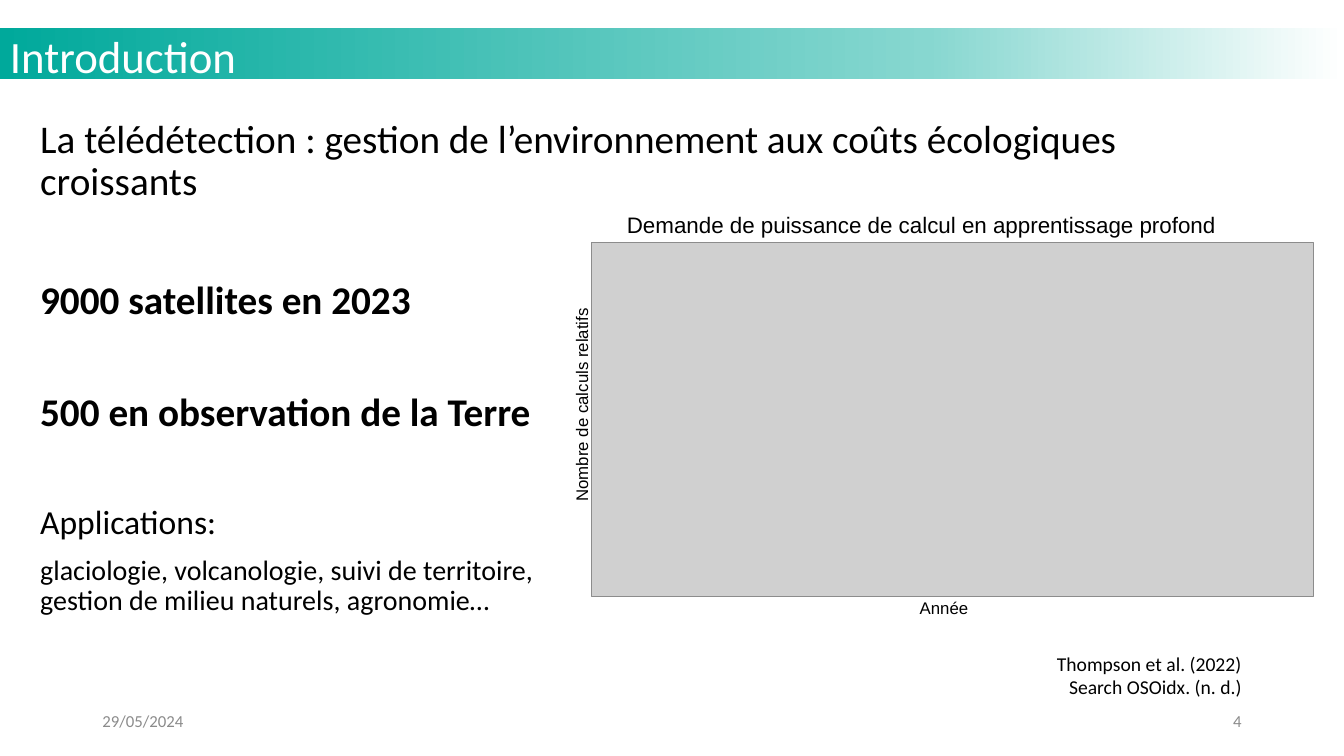
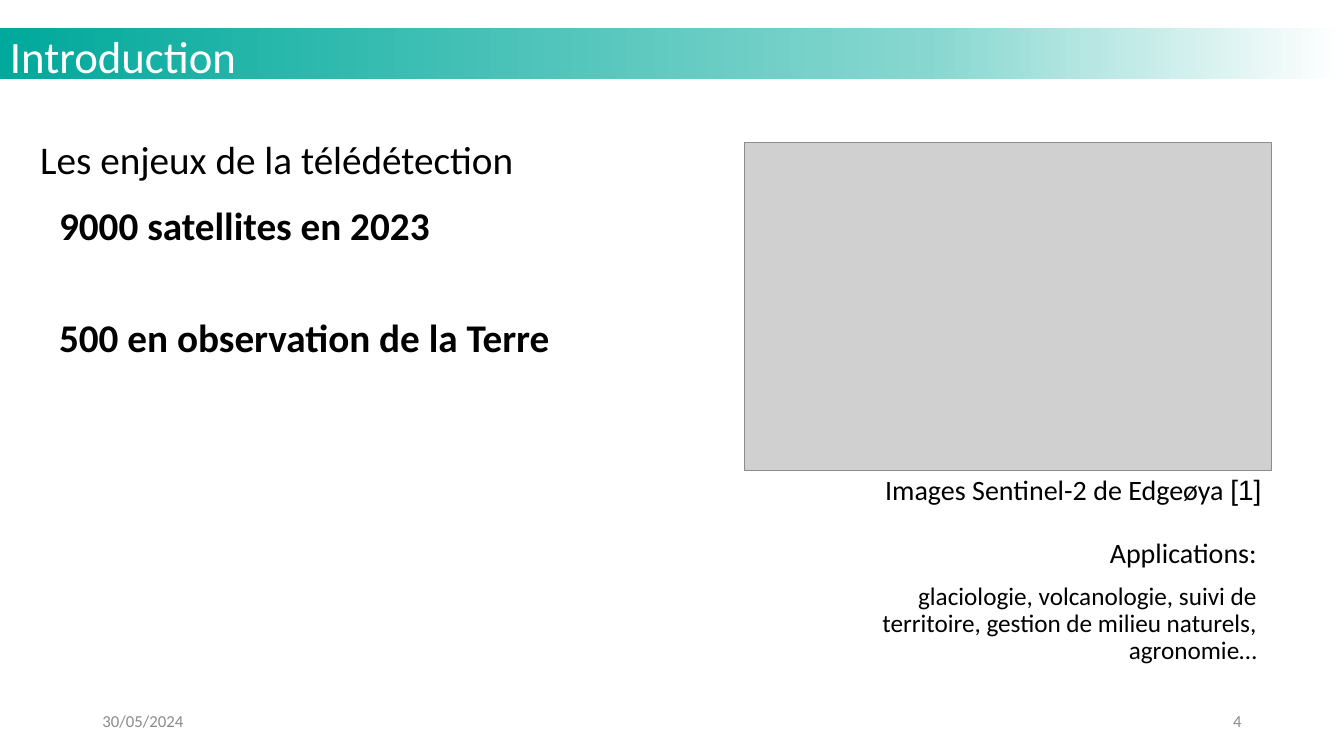
Before and after one commit to MattVerlynde/cahier-labo-stage, a slide deck: slide 4 of static/files_presentation/slides_presentation_these_LISTIC_MVerlynde_2024.pptx. Drawn at 1344x756 pixels with LibreOffice and Linux fonts; fonts in the diff are those of the drawing; grey boxes stand for pictures; background and template pictures are left out. Boxes give left, top, right and bottom in pixels: in the first picture for what was removed or moved away, otherwise in the second. Text is boxed around its words. In the diff, an @@ line names an element or a change of style, - is before the commit and + after.

```diff
--- a/static/files_presentation/slides_presentation_these_LISTIC_MVerlynde_2024.pptx
+++ b/static/files_presentation/slides_presentation_these_LISTIC_MVerlynde_2024.pptx
@@ text at <box>40,146,513,181</box>: text changed @@
-La télédétection : gestion de l’environnement aux coûts écologiques croissants
+Les enjeux de la télédétection
@@ picture added at <box>745,143,1272,471</box> @@
@@ text "9000 satellites en 2023": place and size @@
-text "9000 satellites en 2023" at <box>40,286,533,615</box>
+text "9000 satellites en 2023" at <box>59,212,550,353</box>
@@ text removed at <box>627,216,1216,238</box> @@
-Demande de puissance de calcul en apprentissage profond
@@ picture removed at <box>592,243,1314,597</box> @@
@@ text removed at <box>573,312,592,500</box> @@
-Nombre de calculs relatifs
@@ text added at <box>885,479,1261,505</box>, 20 pt, text #000000 @@
+Images Sentinel-2 de Edgeøya [1]
@@ text at <box>40,510,533,615</box>: paragraphs removed @@
-Applications:
-glaciologie, volcanologie, suivi de territoire, gestion de milieu naturels, agronomie…
@@ text at <box>882,543,1257,664</box>: text changed; size 14 to 18 pt @@
-Thompson et al. (2022)
-Search OSOidx. (n. d.)
+Applications:
+glaciologie, volcanologie, suivi de territoire, gestion de milieu naturels, agronomie…
@@ text removed at <box>920,601,968,614</box> @@
-Année
@@ text at <box>102,715,183,728</box>: text changed @@
-29/05/2024
+30/05/2024
```
Also in this commit, not shown: 2 other slides changed, 3 slides added, 12 slides removed, 2 other files.
